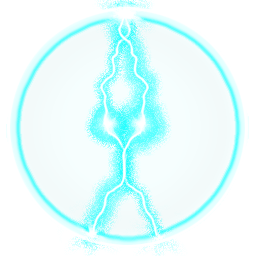
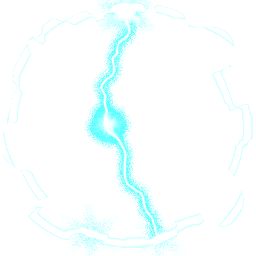
Layered file, before and after one edit (256×256). Changes by layer:
added group "DeadShield" with 13 layers above "Healthy Shield" over 0, 0, 253, 251
added group "Arc copy" with 6 layers in group "DeadShield" over 55, 0, 193, 251
added layer "Layer 9 copy" in group "Arc copy" over 55, 0, 193, 251
added layer "Layer 5 copy 4" in group "Arc copy" over 90, 8, 159, 237
added layer "Layer 5 copy 2" in group "Arc copy" over 90, 8, 159, 237
added group "OuterRing copy 2" with 3 layers in group "DeadShield" over 0, 0, 253, 250
added layer "Layer 12 copy 2" in group "OuterRing copy 2" over 0, 0, 253, 248
moved "Arc" into group "Healthy Shield" over 55, 0, 193, 251
moved "InsideRing" into group "Healthy Shield" over 6, 8, 245, 247
moved "OuterRing" (1st of 2, in "Healthy Shield") into group "Healthy Shield" over 0, 0, 253, 251
